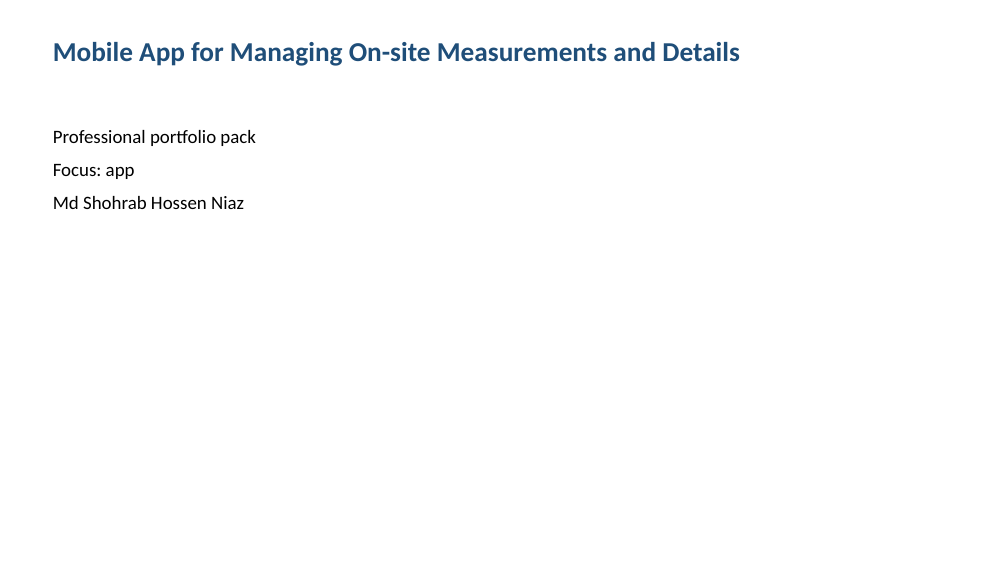
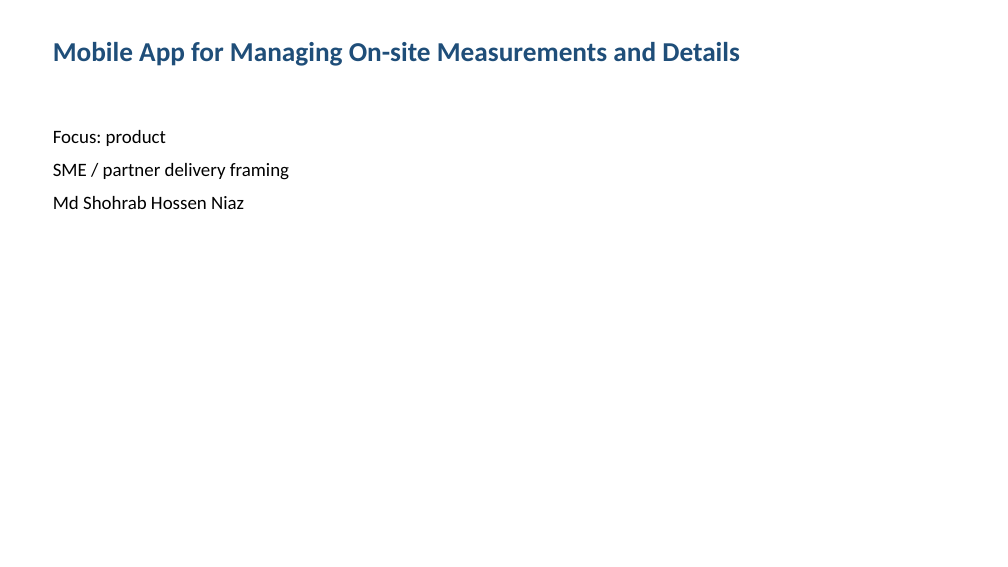
Before and after one commit to shohrabniaz/onsite-measurements-mobile-app, a slide deck: slide 1 of Final_Submission/02_Presentation.pptx. Drawn at 1008x567 pixels with LibreOffice and Linux fonts; fonts in the diff are those of the drawing. Boxes give left, top, right and bottom in pixels: in the first picture for what was removed or moved away, otherwise in the second. Text is boxed around its words. In the diff, an @@ line names an element or a change of style, - is before the commit and + after.

Commit message:
Polish portfolio pack for professional showcase readiness.

```diff
--- a/Final_Submission/02_Presentation.pptx
+++ b/Final_Submission/02_Presentation.pptx
@@ text at <box>53,130,289,180</box>: text changed @@
-Professional portfolio pack
-Focus: app
+Focus: product
+SME / partner delivery framing
```
Also in this commit, not shown: 2 other slides changed, 1 slide added, 1 slide removed, 12 other files.
